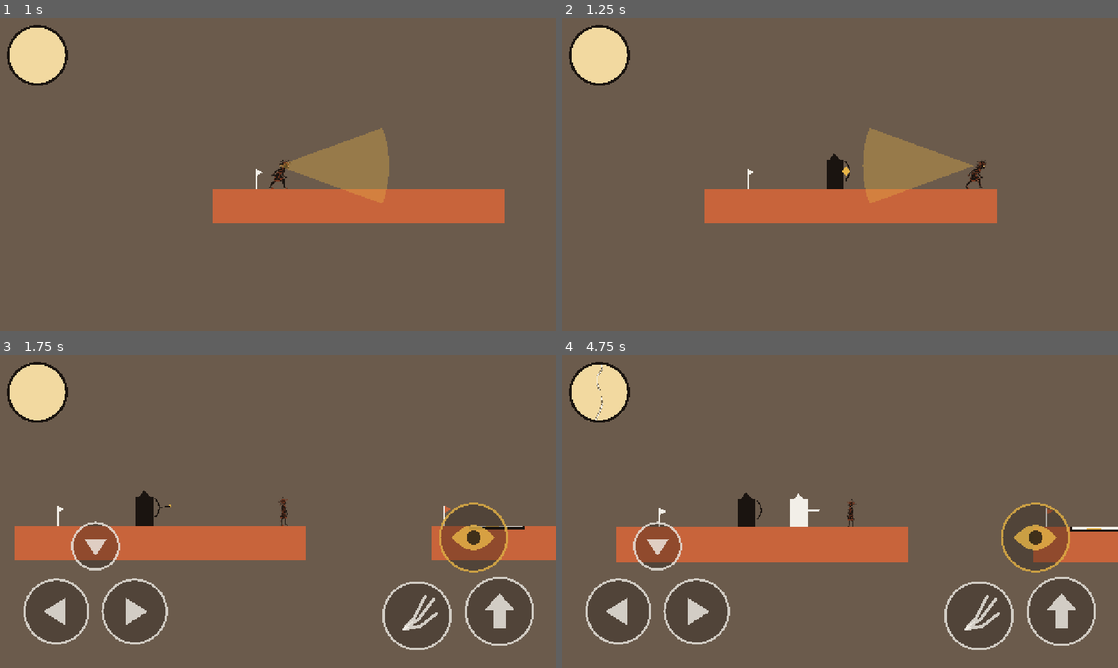
Above: before the commit, frames 1-4 (two rows, left to right).
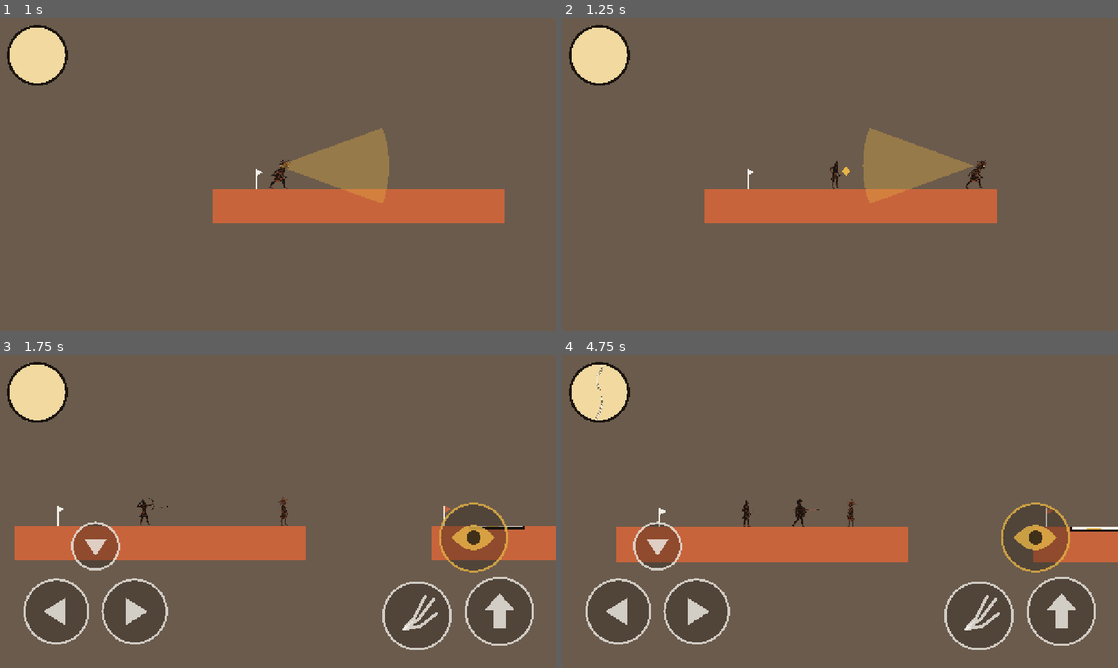
Above: after the commit, the same moments.

Repository: sphilius/medusas-price
Game: Godot game, scene res://tools/sim_archer_mirror.tscn
Two runs of this game, one before a commit and one after it. Both use one fixed random seed, a clock stepped at 60 frames per second and the inputs below. This scene is started directly instead of the project's main scene.
Inputs (mouse positions are in pixels of both pictures, inside the frame that each line leads up to):
- Up to frame 1 (1 s): tap Enter at 0.5 s; move the mouse to (400, 158) at 0.52 s; hold D (move_right) from 0.53 s (still down); hold K (gaze) from 0.53 s (still down); click (400, 158) at 0.67 s; tap Space (jump) at 0.77 s; tap Shift (run) at 0.8 s
- Up to frame 2 (1.25 s): keep holding D (move_right); keep holding K (gaze); tap Space (jump) at 1.07 s
- Up to frame 3 (1.75 s): release D (move_right) at 1.25 s; release K (gaze) at 1.25 s; drag from (166, 527) to (411, 502) at 1.27 s
- Up to frame 4 (4.75 s): move the mouse to (895, 442) at 2.02 s; hold A (move_left) 2.03-2.75 s; hold J (whip) 2.03-2.75 s; tap Space (jump) at 2.3, 3.5, 3.77, 4.07 s; drag from (812, 574) to (834, 502) at 2.77 s; move the mouse to (1006, 558) at 3.52 s; hold D (move_right) 3.53-4.25 s; hold K (gaze) 3.53-4.25 s; tap Shift (run) at 3.8 s; drag from (673, 464) to (840, 520) at 4.27 s

Frame 1 is identical in both runs. In frame 2, 0.3% of the frame differs, in the area x 47-52%, y 43-55%; in frame 3, 0.3%; in frame 4, 0.6%, in the area x 31-47%, y 44-55%.

Commit message:
Give enemies sprite art, state-driven animations and weapon sprites
Each enemy's state setter now picks its pose; spear, mirror and arrow
sprites replace the placeholder polygons in the same holder nodes.

Co-Authored-By: Claude Opus 5.5 <noreply@anthropic.com>

Diff:
--- a/autoload/balance.gd
+++ b/autoload/balance.gd
@@ -602,14 +602,19 @@
 	&"mirror_bearer": {&"walk": 6.0},
 	&"perseus": {&"hover": 6.0},
 }
+## Seconds the leaper shows its takeoff pose before the stretched mid-leap pose.
+const LEAPER_TAKEOFF_POSE_S: float = 0.12
+## Seconds the archer shows the open-handed release pose after a shot.
+const ARCHER_RELEASE_POSE_S: float = 0.2
 ## Walk animation speed multiplier while an enemy chases (it moves faster, so do its legs).
 const ANIM_CHASE_SPEED_SCALE: float = 1.6
-## Detachable weapon sprites (Sprite2D) and how long each should be in the game (px,
-## measured along its longest side). Spear 1.5 BL, arrow 0.5 BL, mirror 0.5 BL, shield 0.66 BL.
+## Detachable weapon sprites (Sprite2D): how long each is in the game (px, along its
+## longest side) and where its middle sits inside its holder node. Sizes match the old
+## placeholder shapes, so the hitboxes and the code that moves them still line up.
 const WEAPON_ART: Dictionary = {
-	&"spear": {"texture": "res://art/sprites/weapons/spear.png", "length": 96.0},
-	&"arrow": {"texture": "res://art/sprites/weapons/arrow.png", "length": 32.0},
-	&"mirror": {"texture": "res://art/sprites/weapons/mirror.png", "length": 32.0},
+	&"spear": {"texture": "res://art/sprites/weapons/spear.png", "length": 66.0, "center": Vector2(19.0, 0.0)},
+	&"arrow": {"texture": "res://art/sprites/weapons/arrow.png", "length": 29.0, "center": Vector2(0.5, 0.0)},
+	&"mirror": {"texture": "res://art/sprites/weapons/mirror.png", "length": 36.0, "center": Vector2(0.0, 4.0)},
 	&"shield": {"texture": "res://art/sprites/weapons/shield.png", "length": 42.0},
 }
 ## Whip snake sprites (3 variants, drawn tail-left, head-right) and their thickness in
--- a/scripts/archer.gd
+++ b/scripts/archer.gd
@@ -11,7 +11,12 @@
 
 const ARROW_SCENE: PackedScene = preload("res://scenes/projectiles/arrow.tscn")
 
-var state: State = State.IDLE
+## The current behaviour. Assigning it also updates the animation (the setter runs
+## _animate), so every `state = ...` line in this script changes the pose too.
+var state: State = State.IDLE:
+	set(value):
+		state = value
+		_animate()
 ## Seconds left in the current DRAW or COOLDOWN.
 var _timer: float = 0.0
 
@@ -26,6 +31,10 @@
 	_glint.scale = Vector2.ONE * (Balance.ARCHER_GLINT_SIZE / Balance.ARCHER_GLINT_ART_RADIUS)
 	_glint.visible = false
 	_place_glint()
+	# The bow is part of the sprite art, so the placeholder bow line goes.
+	var bow := visual.get_node_or_null("Bow") as CanvasItem
+	if bow != null and sprite != null:
+		bow.visible = false
 
 
 ## _physics_process runs every physics tick (delta = seconds since the last one). It
@@ -64,6 +73,9 @@
 		return
 	_face(player)
 	_timer -= delta
+	# Reach for an arrow, nock it, then full draw, each a third of the draw time.
+	var drawn: float = 1.0 - _timer / Balance.ARCHER_DRAW_TIME
+	SpriteKit.play(sprite, &"reach" if drawn < 1.0 / 3.0 else (&"nock" if drawn < 2.0 / 3.0 else &"draw"))
 	if _timer <= 0.0:
 		_fire(player)
 		_glint.visible = false
@@ -74,6 +86,9 @@
 ## COOLDOWN: do nothing until the pause between shots is over.
 func _cooldown(delta: float) -> void:
 	_timer -= delta
+	# The open-handed release pose first, then lowering the bow.
+	if Balance.ARCHER_COOLDOWN - _timer >= Balance.ARCHER_RELEASE_POSE_S:
+		SpriteKit.play(sprite, &"cooldown")
 	if _timer <= 0.0:
 		state = State.IDLE
 
@@ -139,3 +154,18 @@
 	get_parent().add_child(arrow)
 	arrow.global_position = from
 	arrow.launch(launch)
+
+
+## Pose for the current state (called by the state setter and by Enemy on stagger).
+## DRAW and COOLDOWN step through their poses in _draw_bow / _cooldown.
+func _animate() -> void:
+	if is_staggered():
+		SpriteKit.play(sprite, &"stagger")
+		return
+	match state:
+		State.IDLE:
+			SpriteKit.play(sprite, &"idle")
+		State.DRAW:
+			SpriteKit.play(sprite, &"reach")
+		State.COOLDOWN:
+			SpriteKit.play(sprite, &"release")
--- a/scripts/arrow.gd
+++ b/scripts/arrow.gd
@@ -17,6 +17,11 @@
 
 
 ## Start the flight from the current position with the given velocity.
+## Swap the placeholder shaft and head polygons for the arrow sprite (kept if missing).
+func _ready() -> void:
+	SpriteKit.weapon(self, &"arrow")
+
+
 func launch(initial_velocity: Vector2) -> void:
 	velocity = initial_velocity
 	rotation = velocity.angle()
--- a/scripts/enemy_base.gd
+++ b/scripts/enemy_base.gd
@@ -5,8 +5,10 @@
 ## have no hp: they die only by petrify() or falling.
 ## Bodies are solid to Medusa both ways (she masks enemies, enemies mask her), and a
 ## ContactHitbox built in _ready lets subclasses hurt her on touch (check_contact).
-## Expects a child Node2D named "Visual" holding the art. Placeholder art is drawn
-## white so Visual.modulate alone sets its color.
+## Expects a child Node2D named "Visual" holding the art. In _ready the real sprite
+## art (SpriteKit, keyed by enemy_type) is added under it; if that art is missing the
+## white placeholder polygons stay and Visual.modulate sets their color instead.
+## Subclasses override _animate() to pick the animation for their current state.
 class_name Enemy
 extends CharacterBody2D
 
@@ -37,6 +39,9 @@
 
 ## The art. Flipped for facing, tinted for gaze progress, handed to the Statue.
 @onready var visual: Node2D = $Visual
+
+## The animated sprite added by SpriteKit, or null when only placeholders exist.
+var sprite: AnimatedSprite2D = null
 
 ## Touch zone around the body (built in _ready); check_contact() reads it.
 var _contact: Area2D = null
@@ -50,16 +55,26 @@
 	# Medusa stops against her instead of sliding inside her body.
 	collision_mask = Balance.PHYS_WORLD | Balance.PHYS_STATUES | Balance.PHYS_PLAYER
 	gaze_hold_time = Balance.GAZE_HOLD_EYE_SHADING if eye_shading else Balance.GAZE_HOLD
-	visual.modulate = Balance.COLOR_BLACK
+	# Real art: the eye-shading hoplite has its own sheet, everyone else is keyed by type.
+	sprite = SpriteKit.attach(visual, &"eye_shading" if eye_shading else enemy_type)
+	# Sprites carry their own colors (white modulate); placeholders are tinted black.
+	visual.modulate = Color.WHITE if sprite != null else Balance.COLOR_BLACK
 	# Eye-shading soldiers show the "hand over the eyes" pose: a Visual/HandShade node,
-	# hidden for everyone else.
+	# hidden for everyone else. The sprite art already draws the hand.
 	var shade := visual.get_node_or_null("HandShade") as Node2D
 	if shade != null:
-		shade.visible = eye_shading
+		shade.visible = eye_shading and sprite == null
 	var body := get_node_or_null("CollisionShape2D") as CollisionShape2D
 	if body and body.shape is RectangleShape2D:
 		half_size = (body.shape as RectangleShape2D).size * 0.5
 	_build_contact_area()
+	_animate()
+
+
+## Override: show the animation for the current state (subclasses call SpriteKit.play
+## from here). Runs on every state change, on stagger start and on stagger end.
+func _animate() -> void:
+	pass
 
 
 ## An Area2D a little bigger than the body. Solid bodies never overlap, so an area the
@@ -106,6 +121,7 @@
 	_stagger_left = Balance.WHIP_STAGGER
 	velocity.x = away_dir * sqrt(2.0 * Balance.ENEMY_KNOCKBACK_DECEL * Balance.WHIP_KNOCKBACK_BL * Balance.BL)
 	_on_staggered()
+	SpriteKit.play(sprite, &"stagger")
 	if mirror_bearer:
 		knock_mirror(Balance.WHIP_MIRROR_KNOCK)
 
@@ -123,6 +139,8 @@
 		return false
 	_stagger_left -= delta
 	velocity.x = move_toward(velocity.x, 0.0, Balance.ENEMY_KNOCKBACK_DECEL * delta)
+	if _stagger_left <= 0.0:
+		_animate()  # back on its feet: show the state's animation again
 	return true
 
 
--- a/scripts/hoplite.gd
+++ b/scripts/hoplite.gd
@@ -8,7 +8,12 @@
 
 enum State { PATROL, CHASE, WINDUP, THRUST, RECOVER }
 
-var state: State = State.PATROL
+## The current behaviour. Assigning it also updates the animation (the setter runs
+## _animate), so every `state = ...` line below changes the pose too.
+var state: State = State.PATROL:
+	set(value):
+		state = value
+		_animate()
 ## Patrol center (spawn x).
 var _home_x: float = 0.0
 ## Seconds left in the current WINDUP / THRUST / RECOVER.
@@ -33,6 +38,7 @@
 	var shape := RectangleShape2D.new()
 	shape.size = Vector2(_reach() - Balance.ENEMY_HALF_WIDTH, Balance.HOPLITE_HITBOX_THICKNESS)
 	_hitbox_shape.shape = shape
+	SpriteKit.weapon(_spear, &"spear")
 	_hitbox.position.x = facing * (Balance.ENEMY_HALF_WIDTH + shape.size.x * 0.5)
 	_place_spear(0.0)
 
@@ -155,3 +161,22 @@
 	_hitbox.position.x = dir * absf(_hitbox.position.x)
 	if _glint != null:
 		_place_spear(_spear_offset)
+
+
+## Pose for the current state (called by the state setter and by Enemy on stagger).
+## Chasing plays the walk faster, because he moves faster.
+func _animate() -> void:
+	if is_staggered():
+		SpriteKit.play(sprite, &"stagger")
+		return
+	match state:
+		State.PATROL:
+			SpriteKit.play(sprite, &"walk")
+		State.CHASE:
+			SpriteKit.play(sprite, &"walk", Balance.ANIM_CHASE_SPEED_SCALE)
+		State.WINDUP:
+			SpriteKit.play(sprite, &"windup")
+		State.THRUST:
+			SpriteKit.play(sprite, &"thrust")
+		State.RECOVER:
+			SpriteKit.play(sprite, &"recover")
--- a/scripts/leaper.gd
+++ b/scripts/leaper.gd
@@ -7,7 +7,12 @@
 
 enum State { WAIT, LEAP, RECOVER }
 
-var state: State = State.WAIT
+## The current behaviour. Assigning it also updates the animation (the setter runs
+## _animate), so every `state = ...` line in this script changes the pose too.
+var state: State = State.WAIT:
+	set(value):
+		state = value
+		_animate()
 var _timer: float = 0.0
 ## Seconds airborne in the current leap (landing only counts after a minimum).
 var _air_time: float = 0.0
@@ -64,6 +69,9 @@
 
 func _leap(delta: float) -> void:
 	_air_time += delta
+	# Takeoff pose first, then the stretched-out mid-leap pose.
+	if _air_time >= Balance.LEAPER_TAKEOFF_POSE_S:
+		SpriteKit.play(sprite, &"leap")
 	if _air_time >= Balance.LEAPER_MIN_AIR_TIME and is_on_floor():
 		velocity.x = 0.0
 		state = State.RECOVER
@@ -82,3 +90,17 @@
 	if state == State.LEAP:
 		state = State.RECOVER
 		_timer = Balance.LEAPER_RECOVERY
+
+
+## Pose for the current state (called by the state setter and by Enemy on stagger).
+func _animate() -> void:
+	if is_staggered():
+		SpriteKit.play(sprite, &"stagger")
+		return
+	match state:
+		State.WAIT:
+			SpriteKit.play(sprite, &"wait")
+		State.LEAP:
+			SpriteKit.play(sprite, &"takeoff")
+		State.RECOVER:
+			SpriteKit.play(sprite, &"land")
--- a/scripts/mirror_bearer.gd
+++ b/scripts/mirror_bearer.gd
@@ -12,7 +12,12 @@
 
 enum State { PATROL, CHASE }
 
-var state: State = State.PATROL
+## The current behaviour. Assigning it also updates the animation (the setter runs
+## _animate), so every `state = ...` line in this script changes the pose too.
+var state: State = State.PATROL:
+	set(value):
+		state = value
+		_animate()
 ## Patrol center (spawn x).
 var _home_x: float = 0.0
 ## Seconds the mirror stays knocked aside (0 = held up).
@@ -37,6 +42,7 @@
 	_glint.scale = Vector2.ONE * (Balance.MIRROR_GLINT_SIZE / Balance.MIRROR_GLINT_ART_RADIUS)
 	_glint.visible = false
 	_place_mirror()
+	SpriteKit.weapon(_mirror, &"mirror")
 
 
 ## _physics_process runs every physics tick (delta = seconds since the last one):
@@ -106,6 +112,7 @@
 	_knock_left = maxf(_knock_left, seconds)
 	_glint.visible = false
 	_place_mirror()
+	_animate()
 
 
 ## True while the mirror is held up in front of him.
@@ -120,6 +127,7 @@
 		_knock_left -= delta
 		if _knock_left <= 0.0:
 			_place_mirror()
+			_animate()
 		return
 	_glint_clock += delta
 	if _glint_clock >= Balance.MIRROR_GLINT_PERIOD:
@@ -185,3 +193,16 @@
 	var fade := beam.create_tween()
 	fade.tween_property(beam, "modulate:a", 0.0, Balance.MIRROR_BEAM_TIME)
 	fade.tween_callback(beam.queue_free)
+
+
+## Pose for the current state (called by the state setter, by Enemy on stagger, and
+## when the mirror is knocked aside or comes back).
+func _animate() -> void:
+	if is_staggered():
+		SpriteKit.play(sprite, &"stagger")
+	elif not mirror_up():
+		SpriteKit.play(sprite, &"knocked")
+	elif state == State.CHASE:
+		SpriteKit.play(sprite, &"walk", Balance.ANIM_CHASE_SPEED_SCALE)
+	else:
+		SpriteKit.play(sprite, &"walk")
--- a/scripts/sprite_kit.gd
+++ b/scripts/sprite_kit.gd
@@ -57,8 +57,8 @@
 ## Replaces the placeholder polygons under `holder` (e.g. Visual/Spear) with the weapon
 ## sprite `weapon` (a key of Balance.WEAPON_ART). The holder keeps its position, so the
 ## code that slides or swings it keeps working. Returns the sprite, or null on failure.
-## `center` is where the middle of the art sits inside the holder.
-static func weapon(holder: Node2D, weapon_name: StringName, center: Vector2 = Vector2.ZERO) -> Sprite2D:
+## The art's middle goes to the WEAPON_ART "center" point inside the holder.
+static func weapon(holder: Node2D, weapon_name: StringName) -> Sprite2D:
 	var info: Dictionary = Balance.WEAPON_ART.get(weapon_name, {})
 	if info.is_empty() or not ResourceLoader.exists(info["texture"]):
 		return null
@@ -70,7 +70,7 @@
 	sprite.texture = texture
 	var longest: float = maxf(texture.get_width(), texture.get_height())
 	sprite.scale = Vector2.ONE * (float(info["length"]) / longest)
-	sprite.position = center
+	sprite.position = info.get("center", Vector2.ZERO)
 	for child: Node in holder.get_children():
 		if child is Polygon2D or child is Line2D:
 			(child as CanvasItem).visible = false
--- a/tools/sim_archer_mirror.gd
+++ b/tools/sim_archer_mirror.gd
@@ -85,7 +85,9 @@
 	var shade: Enemy = _spawn("res://scenes/enemies/eye_shading_hoplite.tscn", Vector2(300, STAND_Y))
 	var plain: Enemy = _spawn("res://scenes/enemies/hoplite.tscn", Vector2(100, STAND_Y))
 	_check("eye-shading gaze_hold_time is 0.7", is_equal_approx(shade.gaze_hold_time, Balance.GAZE_HOLD_EYE_SHADING))
-	_check("eye-shading shows the hand-over-eyes pose", shade.get_node("Visual/HandShade").visible)
+	# The pose is in the eye-shading sprite sheet; without art, the HandShade polygon shows it.
+	var shows_pose: bool = shade.sprite.sprite_frames == load(Balance.SPRITE_ART[&"eye_shading"]["frames"]) 			if shade.sprite != null else shade.get_node("Visual/HandShade").visible
+	_check("eye-shading shows the hand-over-eyes pose", shows_pose)
 	_check("plain hoplite hides it", not plain.get_node("Visual/HandShade").visible)
 
 
